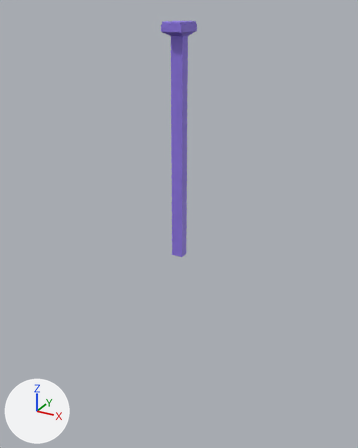
The FBX model Assets/Evan Game Kits/Arts/3D/Bridge/Bridge.fbx, before and after one commit.
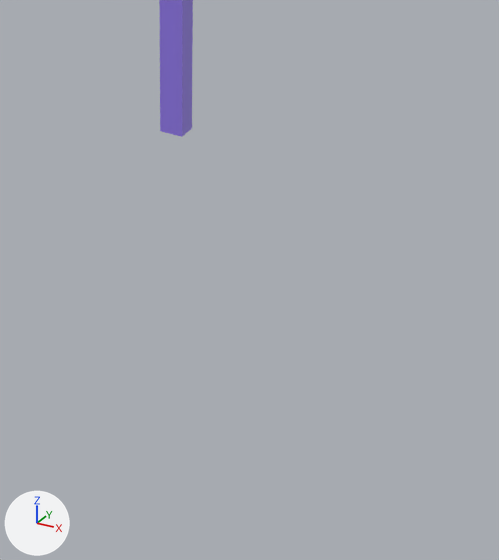
There are two pictures of each version: one whole from a 50 mm lens placed at (69.3, -64.3, 1.5), pointed at (45.6, -21.3, -20.1), one close up on the part from 28% to 91% of the width and 44% to 100% of the height. The axes (+X, +Y, +Z) are drawn at lower left. The lights are the same throughout. Where no turn or scale is listed for an object, it has been applied to the vertices.
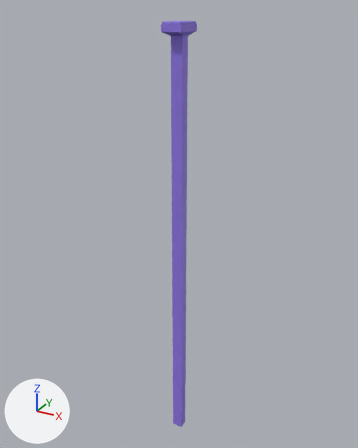
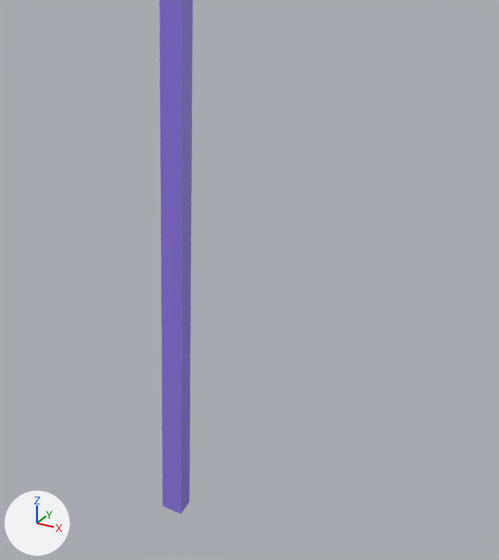
Where the newer file only moved an object's origin or applied its transform, the numbers keep the older frame.

The change in detail:
me_cube_054 has 508 vertices, 494 faces and spans x -2.0..0.0, y -3.0..0.0, z -23.1..0.1.
me_cube_054 is used by ob_cube_086; location (47.35, -21.0, 0.11).
Before the commit, vertices of me_cube_054: 504 (-1.6, -2.0, -23.1) at pixel (160, 131), 505 (-1.6, -1.0, -23.1), 506 (-0.4, -2.0, -23.1) at pixel (182, 136), 507 (-0.4, -1.0, -23.1) at pixel (191, 128).
Part 1, on me_cube_054:
Vertices 504 to 507 of me_cube_054 move by (0.0, 0.0, -24.0).

Where the change shows, as pixel boxes [x1, y1, x2, y2] in the close-ups (499 x 560 px):
'Cube.086', reshaped
    before: [159, 0, 193, 137]
    after: [159, 0, 193, 514]
